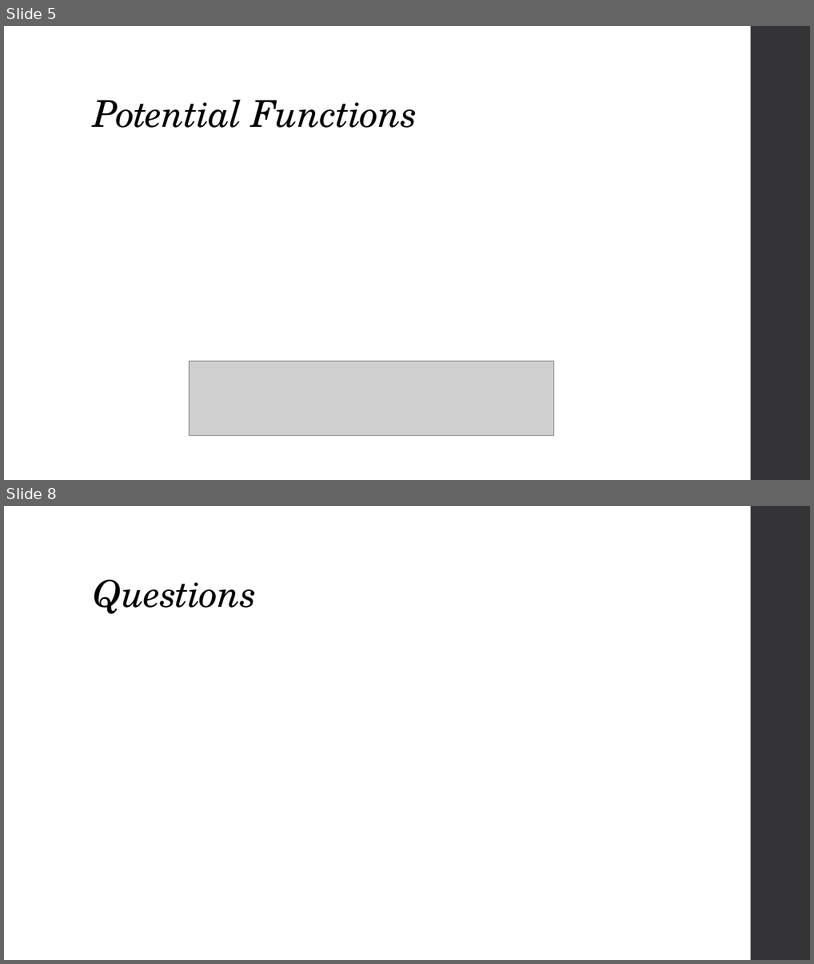
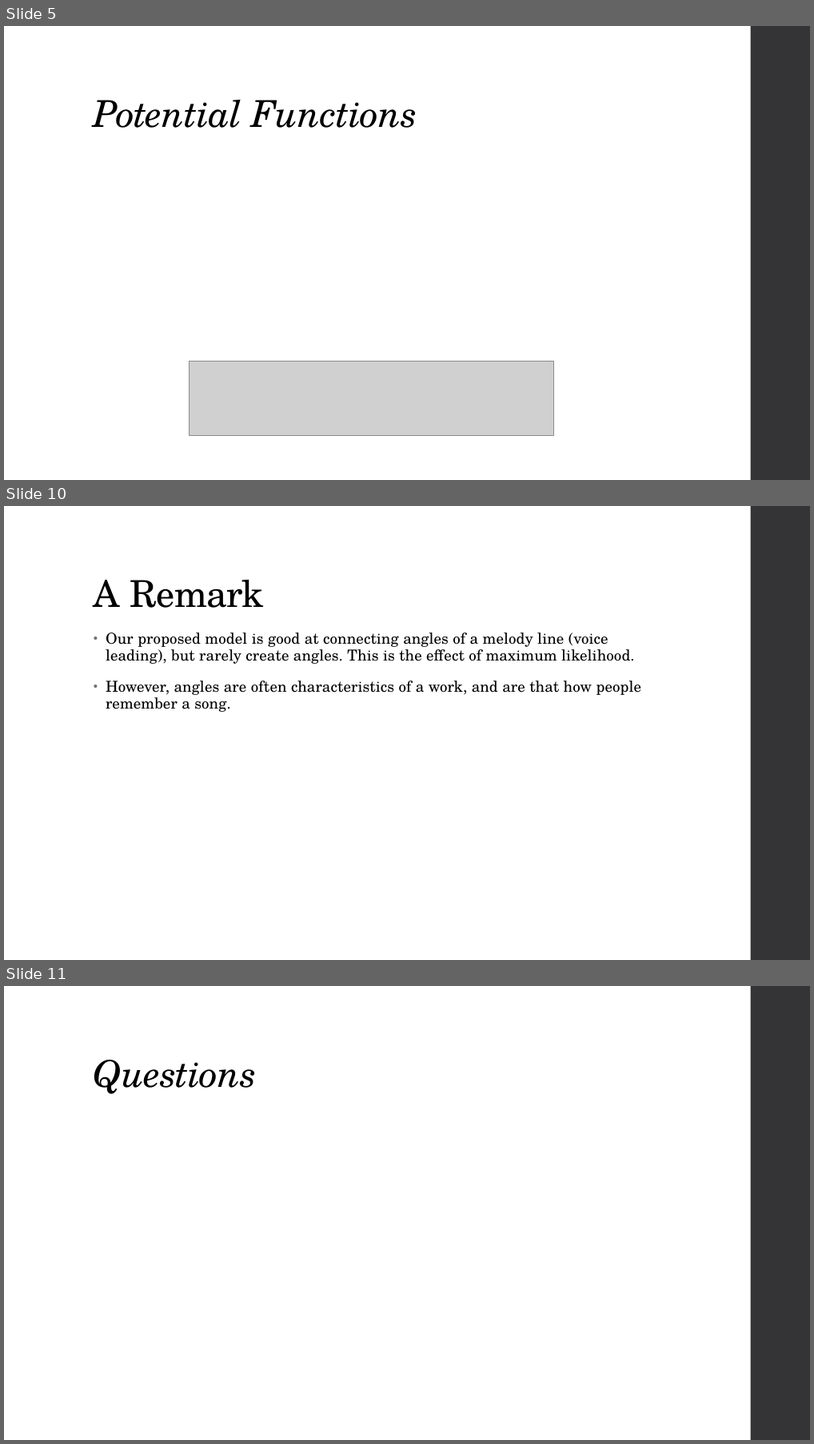
Before and after one commit to Rajon010/MD2016_Final, a slide deck: presentation.pptx. Shown one above the other, each under a label of ours: slides 5 and 8 before the commit, slides 5, 10 and 11 after it; the slides between them are not shown. The pictures are 814x964 and 814x1444 pixels, drawn with LibreOffice and Linux fonts; fonts in the diff are those of the drawing; grey boxes stand for pictures. Boxes give left, top, right and bottom in pixels: in the first picture for what was removed or moved away, otherwise in the second. Text is boxed around its words. In the diff, an @@ line names an element or a change of style, - is before the commit and + after.

```diff
--- a/presentation.pptx
+++ b/presentation.pptx
@@ slide 10 added at <box>4,506,810,960</box>, background #FFFFFF; not listed: 1 template element that a slide beside it also shows @@
@@ title added at <box>94,580,264,608</box>, 44 pt, text #000000 @@
+A Remark
@@ text added at <box>106,632,642,712</box>, 18 pt, text #000000 @@
+• Our proposed model is good at connecting angles of a melody line (voice leading), but rarely create angles. This is the effect of maximum likelihood.
+• However, angles are often characteristics of a work, and are that how people remember a song.
@@ what was slide 8 is now slide 11 @@
```
Also in this commit, not shown: 2 slides changed, 4 other slides added, 2 slides removed.
